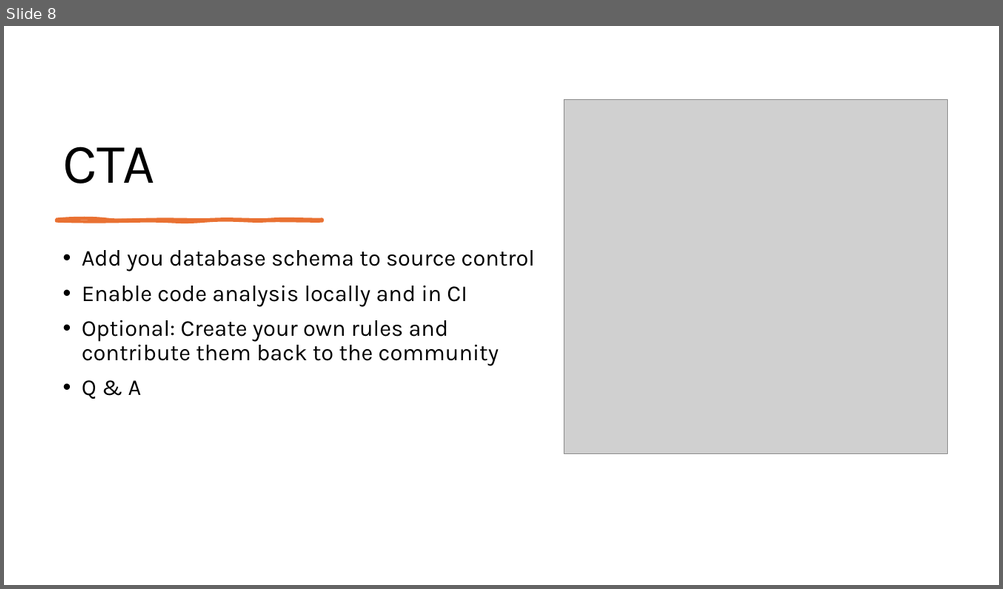
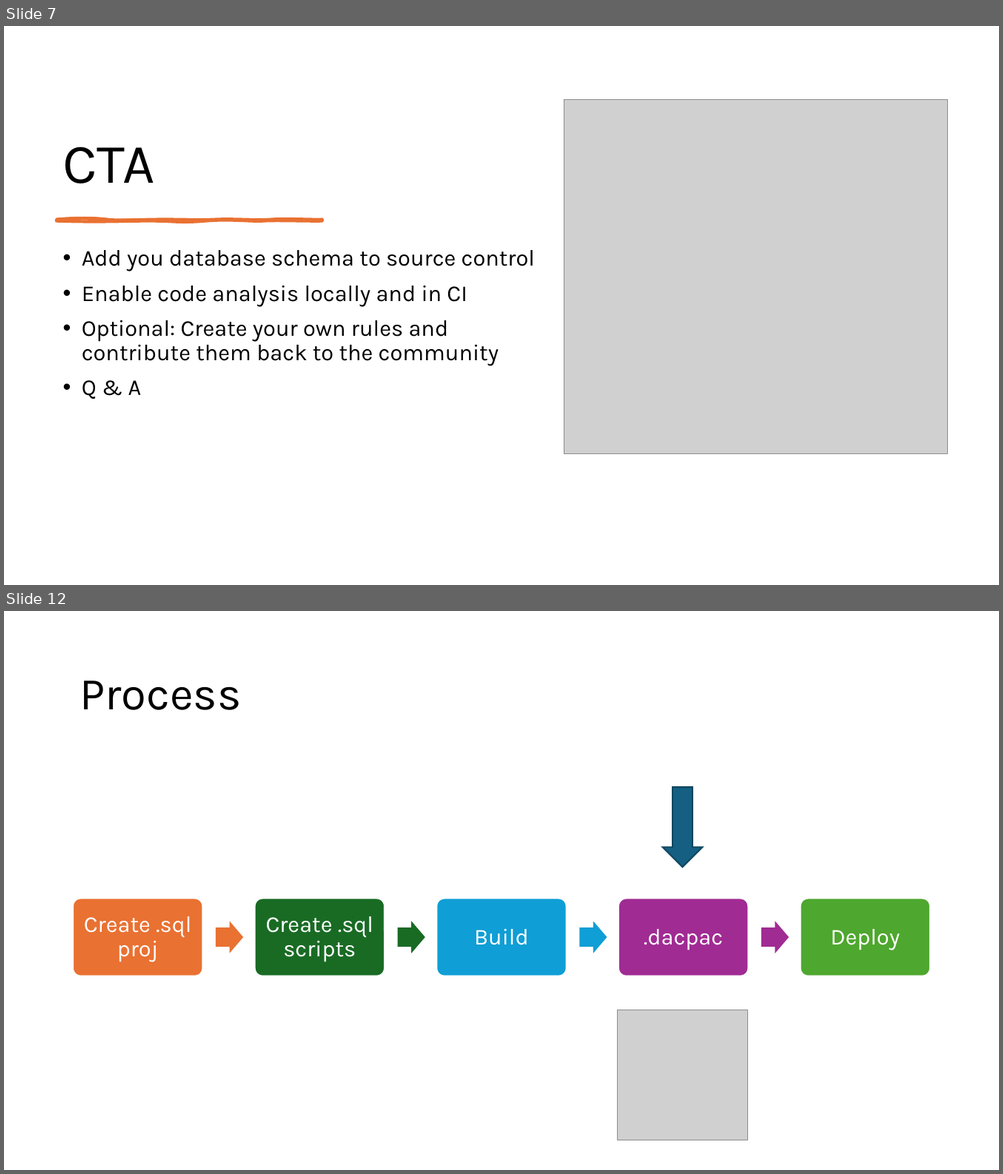
Before and after one commit to ErikEJ/TsqlAnalysis, a slide deck: T-SQL Code analysis.pptx. Shown one above the other, each under a label of ours: slide 8 before the commit, slides 7 and 12 after it; the slides between them are not shown. The pictures are 1003x589 and 1003x1174 pixels, drawn with LibreOffice and Linux fonts; fonts in the diff are those of the drawing; grey boxes stand for pictures. Boxes give left, top, right and bottom in pixels: in the first picture for what was removed or moved away, otherwise in the second. Text is boxed around its words. In the diff, an @@ line names an element or a change of style, - is before the commit and + after.

```diff
--- a/T-SQL Code analysis.pptx
+++ b/T-SQL Code analysis.pptx
@@ slide 12 added at [4,611,999,1170], background #FFFFFF @@
@@ title added at [79,681,241,710], 44 pt, text #000000 @@
+Process
@@ down arrow added at [663,787,703,867], fill #156082, outline #104760 1.5 pt @@
@@ group added at [73,898,930,976]: 5 rounded rectangles, 5 texts, 4 right arrows @@
+Create .sqlproj
+Create .sql scripts
+Build
+.dacpac
+Deploy
@@ picture added at [617,1011,747,1141] @@
@@ what was slide 8 is now slide 7 @@
```
Also in this commit, not shown: 1 slide changed, 5 other slides added, 1 slide removed, 2 other files.
